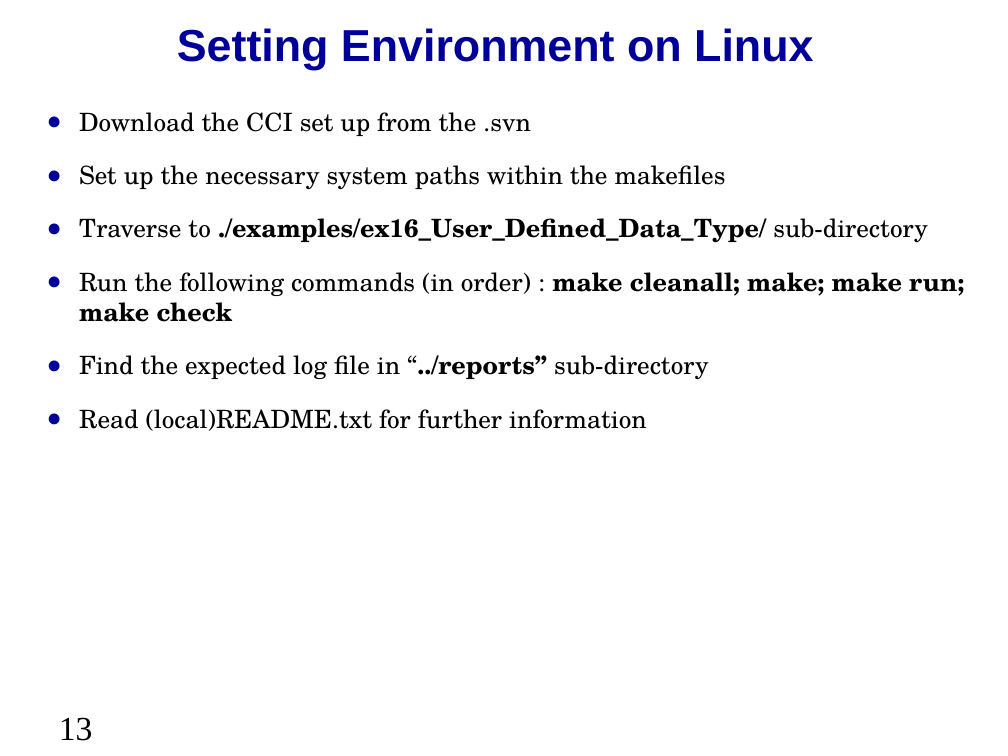
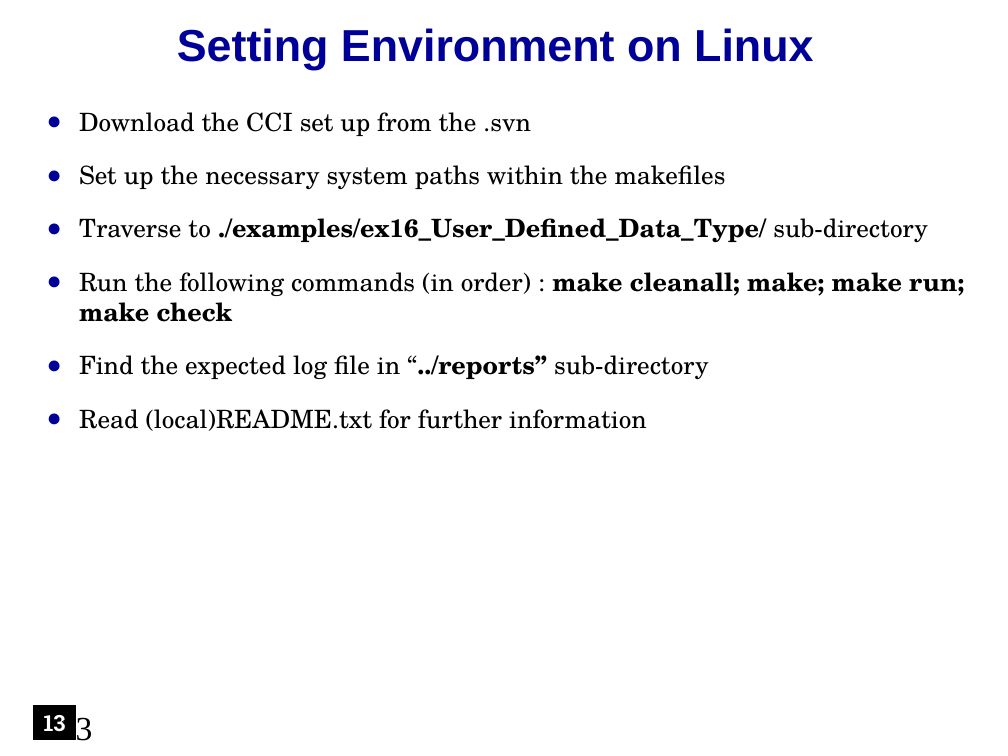
Before and after one commit to accellera-official/cci, a slide deck: slide 13 of examples/ex16_User_Defined_Data_Type/docs/ex16_User_Defined_Data_Type.ppt. Drawn at 1008x756 pixels with LibreOffice and Linux fonts; fonts in the diff are those of the drawing; background and template pictures are left out. Boxes give left, top, right and bottom in pixels: in the first picture for what was removed or moved away, otherwise in the second. Text is boxed around its words. In the diff, an @@ line names an element or a change of style, - is before the commit and + after.

```diff
--- a/examples/ex16_User_Defined_Data_Type/docs/ex16_User_Defined_Data_Type.ppt
+++ b/examples/ex16_User_Defined_Data_Type/docs/ex16_User_Defined_Data_Type.ppt
@@ rectangle added at box(33, 706, 76, 739), fill #000000, outline #000000 0.74 pt, 16 pt, text #FFFFFF, bold @@
+13
```
Also in this commit, not shown: 18 other slides changed, 11 other files.
